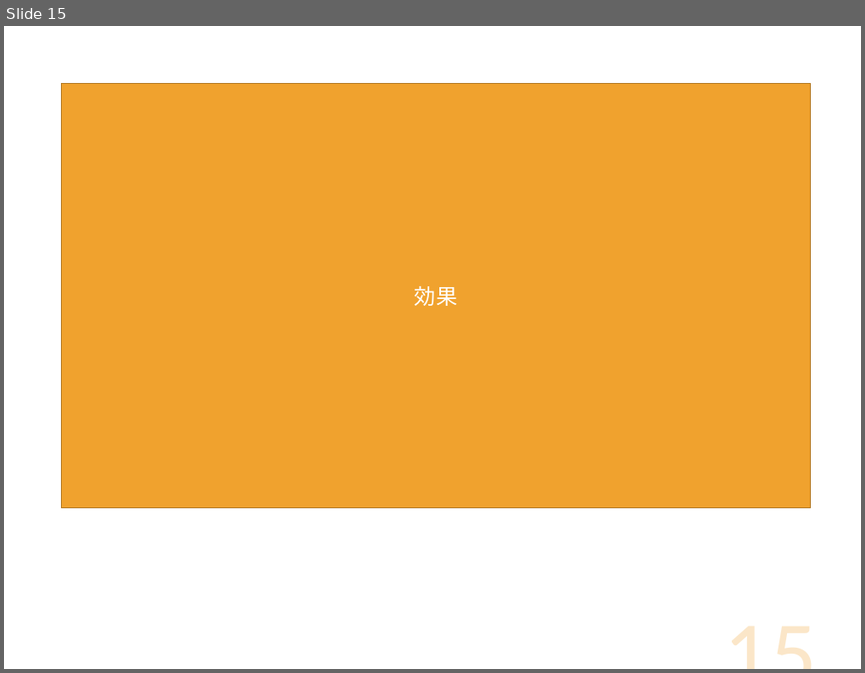
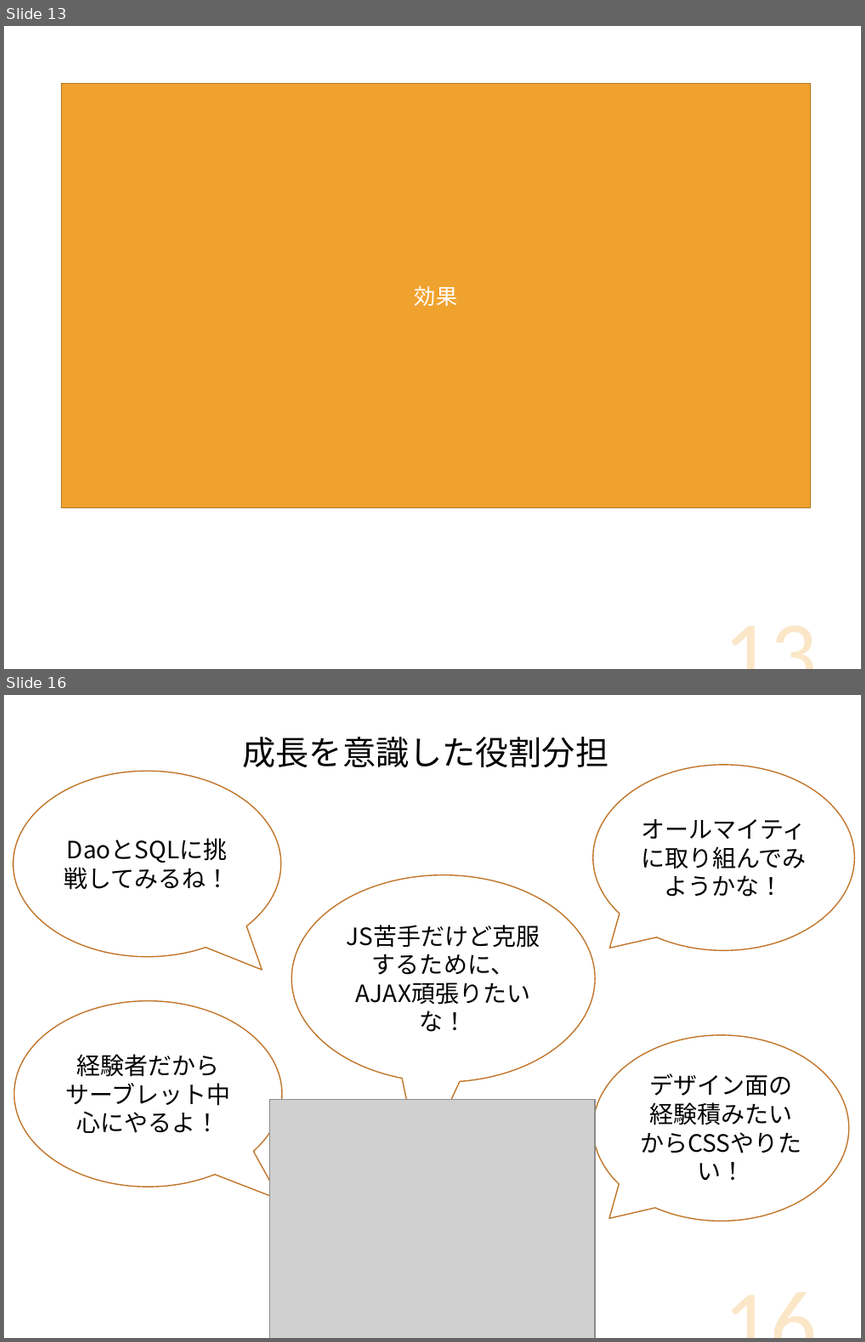
Before and after one commit to DOJO-2021/D-2, a slide deck: documents/プレゼン/Knowledge Holder_清書版.pptx. Shown one above the other, each under a label of ours: slide 15 before the commit, slides 13 and 16 after it; the slides between them are not shown. The pictures are 865x673 and 865x1342 pixels, drawn with LibreOffice and Linux fonts; fonts in the diff are those of the drawing; grey boxes stand for pictures. Boxes give left, top, right and bottom in pixels: in the first picture for what was removed or moved away, otherwise in the second. Text is boxed around its words. In the diff, an @@ line names an element or a change of style, - is before the commit and + after.

```diff
--- a/documents/プレゼン/Knowledge Holder_清書版.pptx
+++ b/documents/プレゼン/Knowledge Holder_清書版.pptx
@@ slide 16 added at (4,695,861,1338), background #FFFFFF @@
@@ text added at (243,737,609,768), 28 pt, text #000000 @@
+成長を意識した役割分担
@@ speech bubble added at (592,765,854,950), fill #FFFFFF, outline #C17529 1 pt, 20 pt, text #000000 @@
+オールマイティに取り組んでみようかな！
@@ speech bubble added at (13,771,282,957), fill #FFFFFF, outline #C17529 1 pt, 20 pt, text #000000 @@
+DaoとSQLに挑戦してみるね！
@@ speech bubble added at (292,875,596,1082), fill #FFFFFF, outline #C17529 1 pt, 20 pt, text #000000 @@
+JS苦手だけど克服するために、AJAX頑張りたいな！
@@ speech bubble added at (14,1001,283,1187), fill #FFFFFF, outline #C17529 1 pt, 20 pt, text #000000 @@
+経験者だから
+サーブレット中心にやるよ！
@@ speech bubble added at (592,1035,849,1221), fill #FFFFFF, outline #C17529 1 pt, 20 pt, text #000000 @@
+デザイン面の経験積みたいからCSSやりたい！
@@ picture added at (269,1100,595,1338) @@
@@ page number added at (620,1246,826,1338), 77.2 pt, text #F0A22E at 25% opacity @@
+16
@@ what was slide 15 is now slide 13 @@
@@ page number at (620,577,826,669): text changed @@
-15
+13
```
Also in this commit, not shown: 6 slides changed, 7 other slides added, 4 slides removed.
